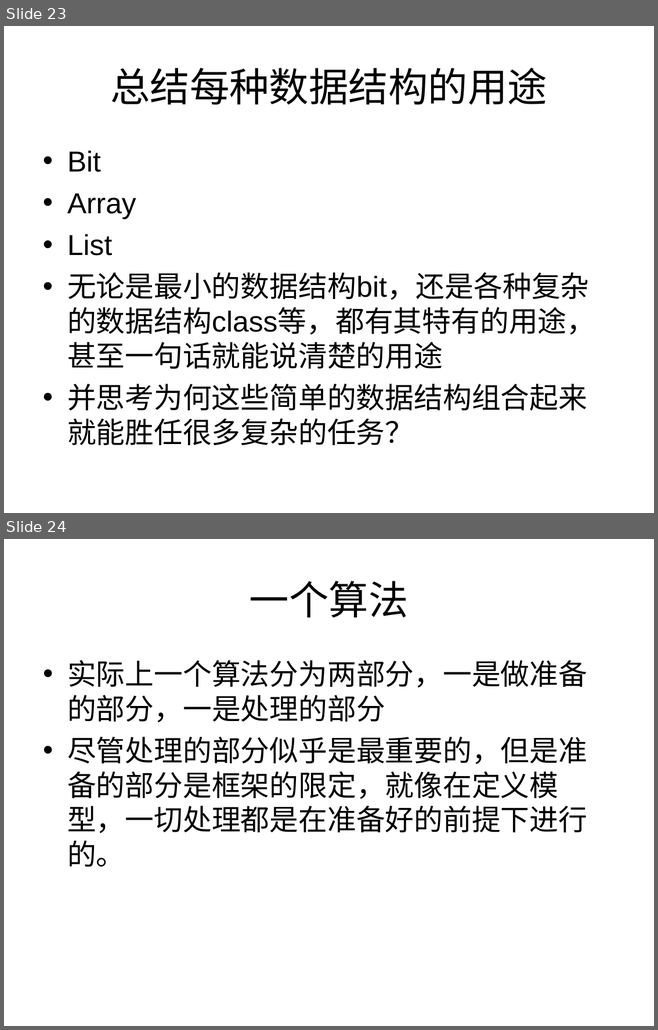
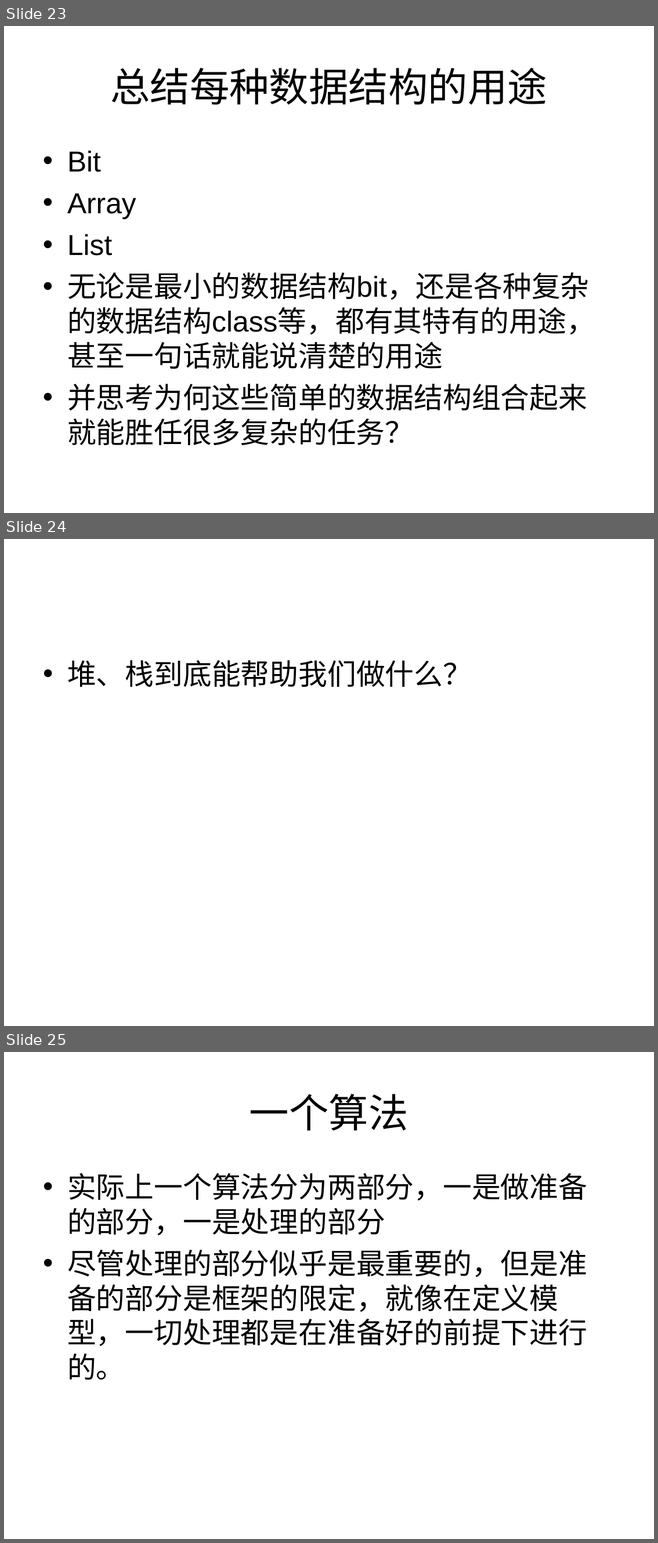
Before and after one commit to houjingbiao/leetcode, a slide deck: solutions/00conclusion.ppt. Shown one above the other, each under a label of ours: slides 23 and 24 before the commit, slides 23, 24 and 25 after it. The pictures are 658x1030 and 658x1543 pixels, drawn with LibreOffice and Linux fonts; fonts in the diff are those of the drawing. Boxes give left, top, right and bottom in pixels: in the first picture for what was removed or moved away, otherwise in the second. Text is boxed around its words. In the diff, an @@ line names an element or a change of style, - is before the commit and + after.

```diff
--- a/solutions/00conclusion.ppt
+++ b/solutions/00conclusion.ppt
@@ slide 24 added at [4, 539, 654, 1026], background #FFFFFF @@
@@ text added at [67, 660, 471, 687], 32 pt, text #000000 @@
+• 堆、栈到底能帮助我们做什么？
@@ what was slide 24 is now slide 25 @@
```
Also in this commit, not shown: 1 slide changed, 2 other slides added, 1 other file.
